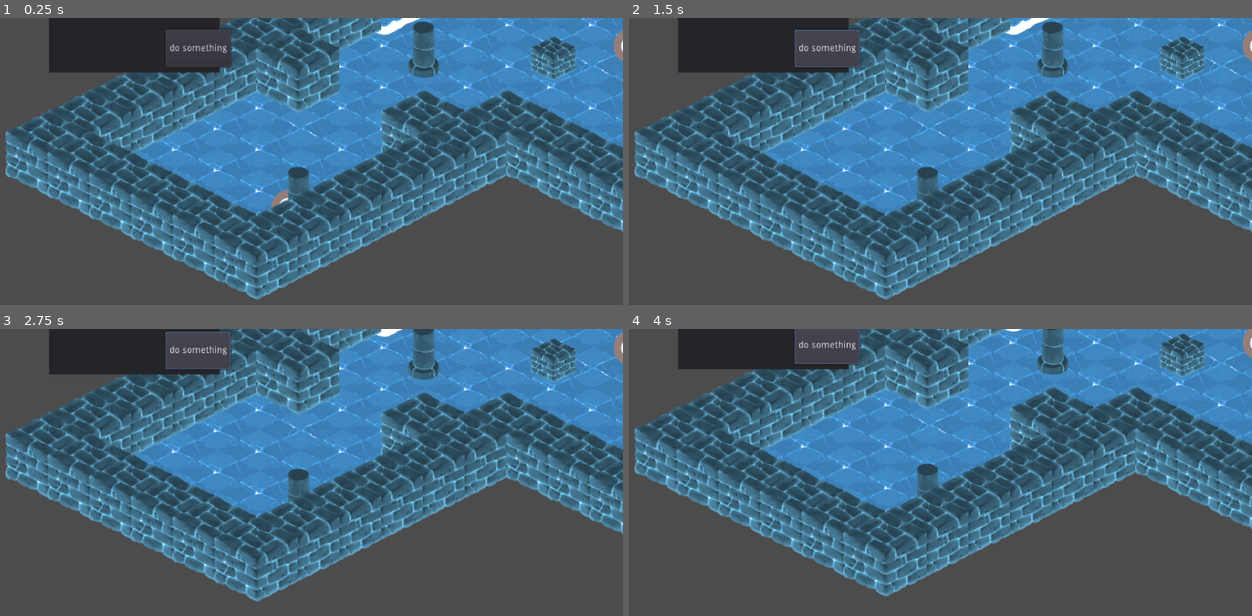
Above: before the commit, frames 1-4 (two rows, left to right).
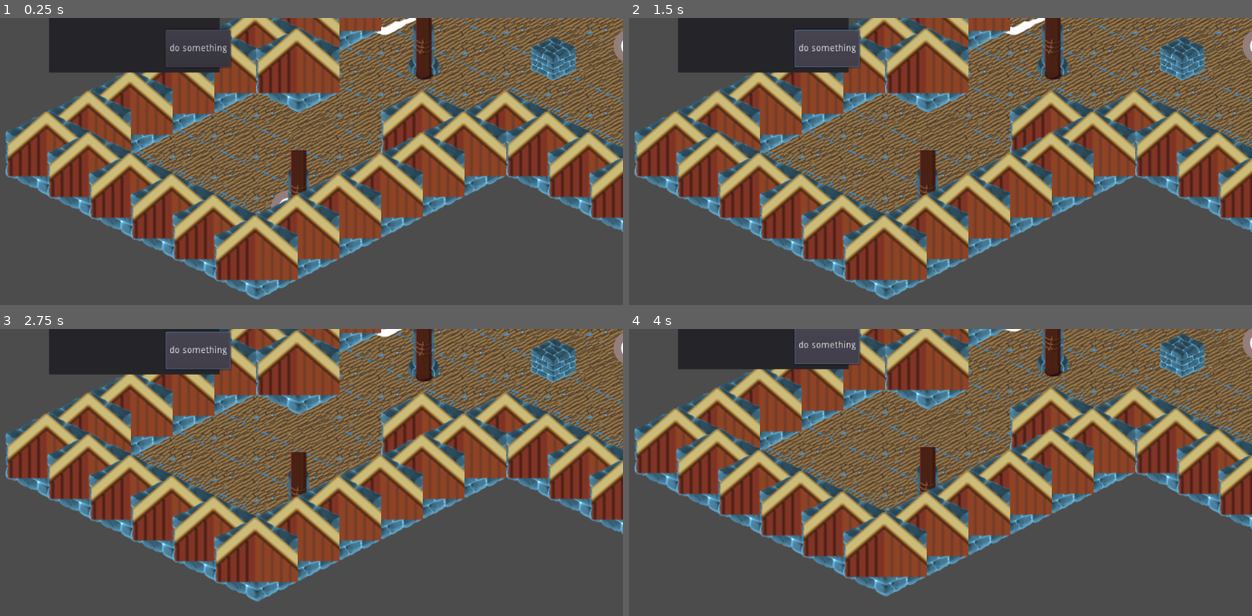
Above: after the commit, the same moments.

Repository: acdlbs/GodotGame
Game: Godot game, scene res://home.tscn
The game is run twice, just before and just after one commit, with the same random seed, the same clock (stepped at 60 frames per second) and the same inputs.
Inputs:
- Up to frame 1 (0.25 s): no input
- Up to frame 2 (1.5 s): click "do something" at 0.5 s; tap Enter at 1.25 s; hold Right (move_right) from 1.28 s (still down); hold Down (move_bottom) from 1.28 s (still down)
- Up to frame 3 (2.75 s): tap Space (ui_select) at 1.52, 2.27 s; release Right (move_right) at 2.03 s; release Down (move_bottom) at 2.03 s; hold Left (move_left) from 2.03 s (still down); tap X at 2.1 s
- Up to frame 4 (4 s): release Left (move_left) at 2.78 s; hold Right (move_right) 2.78-3.53 s; hold Z 2.78-3.53 s; hold Up (move_up) from 3.53 s (still down); tap Down (move_bottom) at 3.6 s; tap Space (ui_select) at 3.77 s

The runs differ from the first frame. In frame 1, 54% of the frame differs, in the area x 1-100%, y 0-92%; in frame 2, 54%; in frame 3, 52%; in frame 4, 51%.

Commit message:
making things worse

Diff:
--- a/tileset_edit.tscn
+++ b/tileset_edit.tscn
@@ -2,7 +2,7 @@
 
 [ext_resource path="res://assets/isotiles.png" type="Texture" id=1]
 
-[node name="Node2D" type="Node2D" index="0"]
+[node name="Node2D" type="Node2D"]
 
 [node name="base" type="Sprite" parent="." index="0"]
 
Binary file changed: assets/isotiles.png
Not shown, changed: assets/isotiles.png.import
